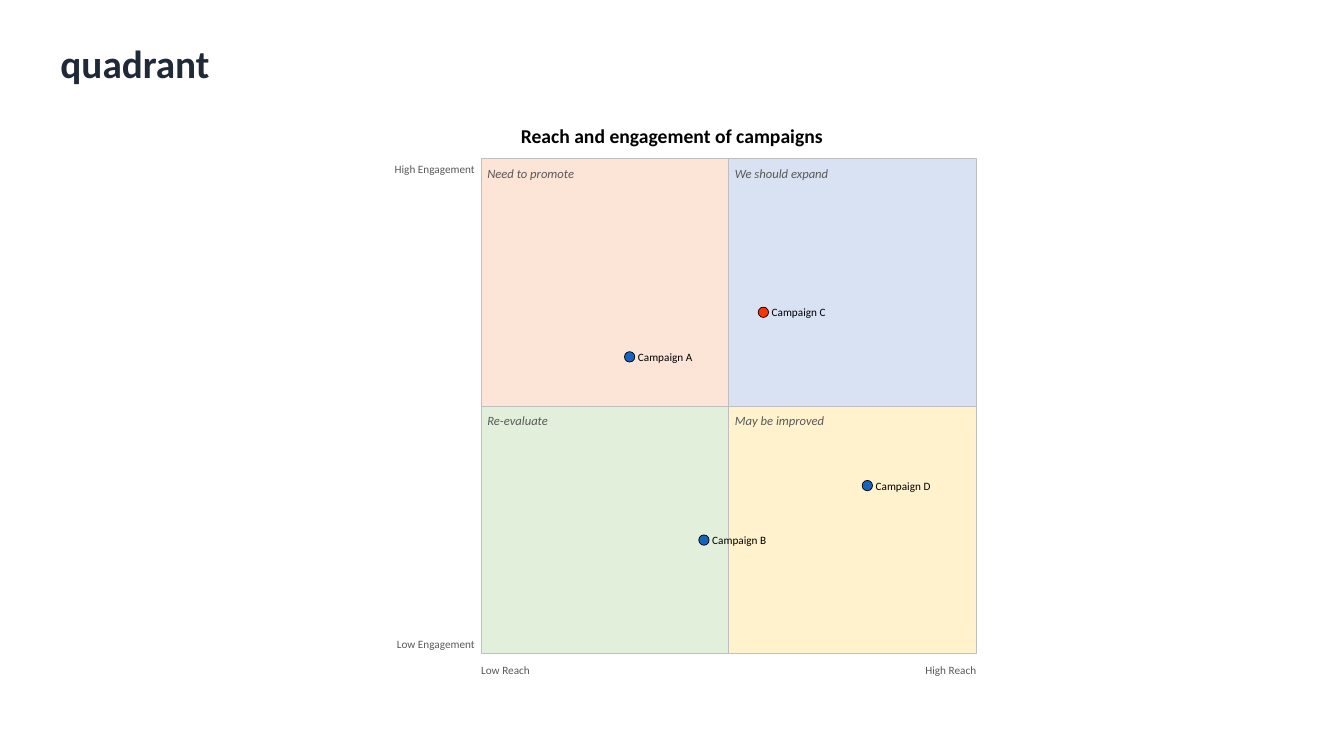
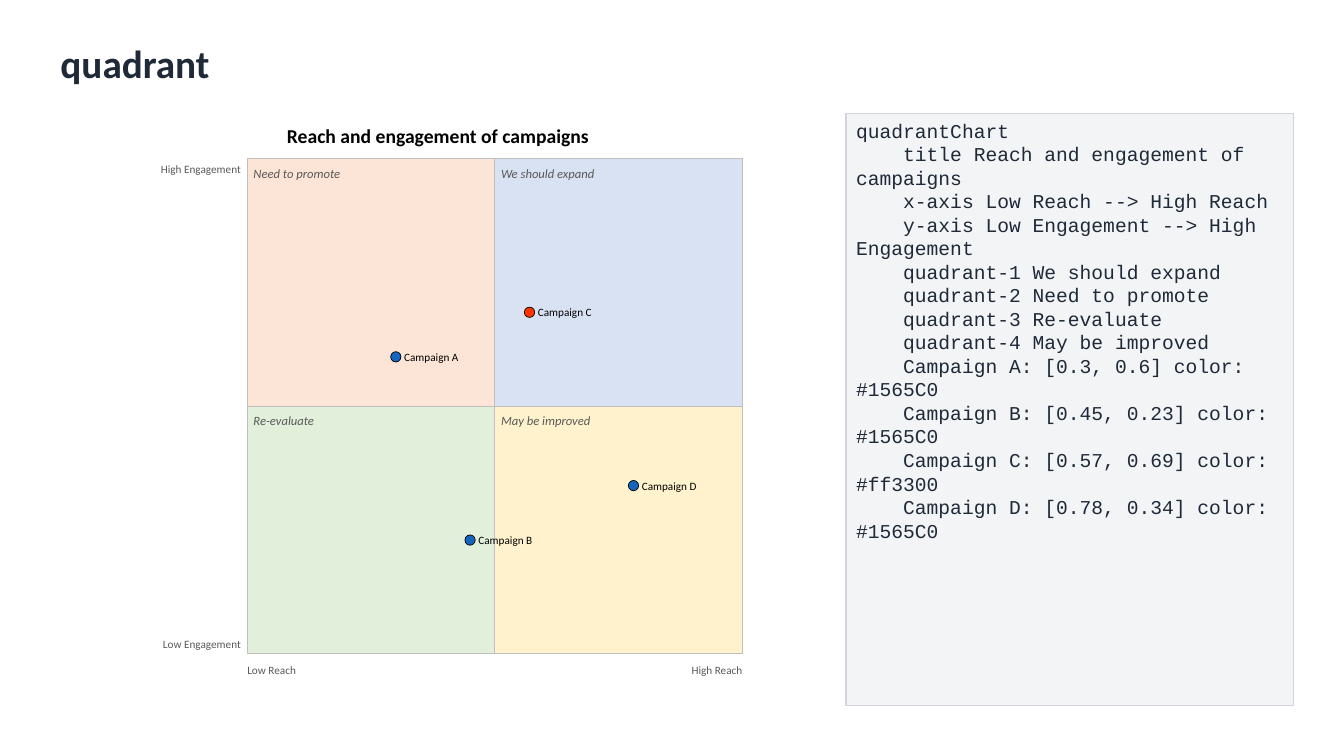
Before and after one commit to nicolasbridelance/md2nativedocx, a slide deck: slide 41 of test-corpus/word-verification/all-types-deck.pptx. Drawn at 1344x756 pixels with LibreOffice and Linux fonts; fonts in the diff are those of the drawing. Boxes give left, top, right and bottom in pixels: in the first picture for what was removed or moved away, otherwise in the second. Text is boxed around its words. In the diff, an @@ line names an element or a change of style, - is before the commit and + after.

```diff
--- a/test-corpus/word-verification/all-types-deck.pptx
+++ b/test-corpus/word-verification/all-types-deck.pptx
@@ rectangle added at box(846, 113, 1294, 706), fill #F3F4F6, outline #D1D5DB 0.75 pt, 14 pt, text #1F2937 @@
+quadrantChart
+title Reach and engagement of campaigns
+x-axis Low Reach --> High Reach
+y-axis Low Engagement --> High Engagement
+quadrant-1 We should expand
+quadrant-2 Need to promote
+quadrant-3 Re-evaluate
+quadrant-4 May be improved
+Campaign A: [0.3, 0.6] color: #1565C0
+Campaign B: [0.45, 0.23] color: #1565C0
+Campaign C: [0.57, 0.69] color: #ff3300
+Campaign D: [0.78, 0.34] color: #1565C0
@@ 13 texts, 4 rectangles, 4 ellipses: place and size @@
-13 texts, 4 rectangles, 4 ellipses at box(395, 129, 977, 676)
+13 texts, 4 rectangles, 4 ellipses at box(161, 129, 743, 676)
```
Also in this commit, not shown: 61 other slides changed, 42 other files.
